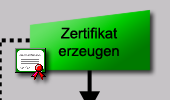
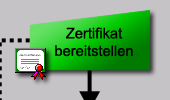
Revision of a layered 170 × 100 image; what changed, layer by layer:
renamed "Zertifikat erzeugen" to "Zertifikat bereitstellen", painted on it over <box>55,27,133,60</box>
